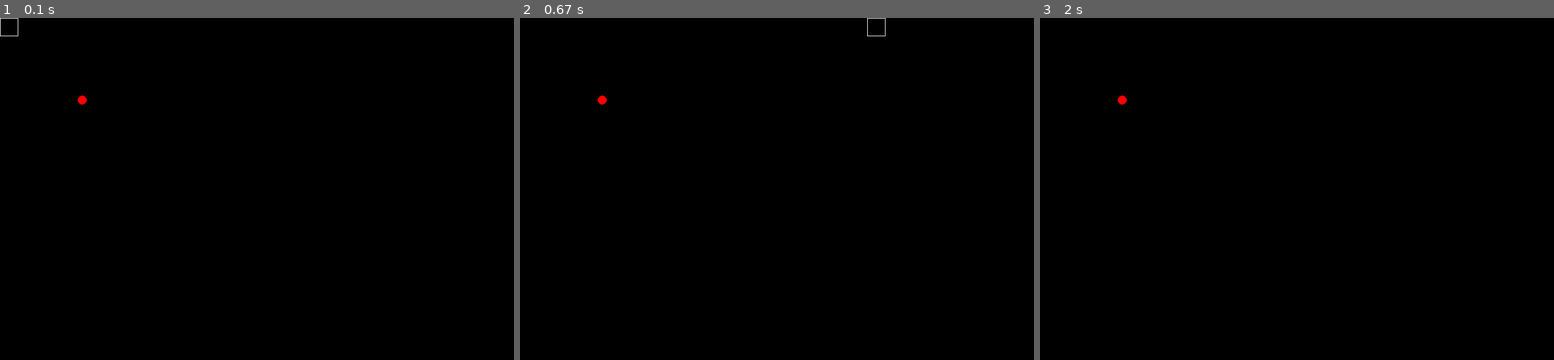
Above: before the commit, frames 1-3 (left to right).
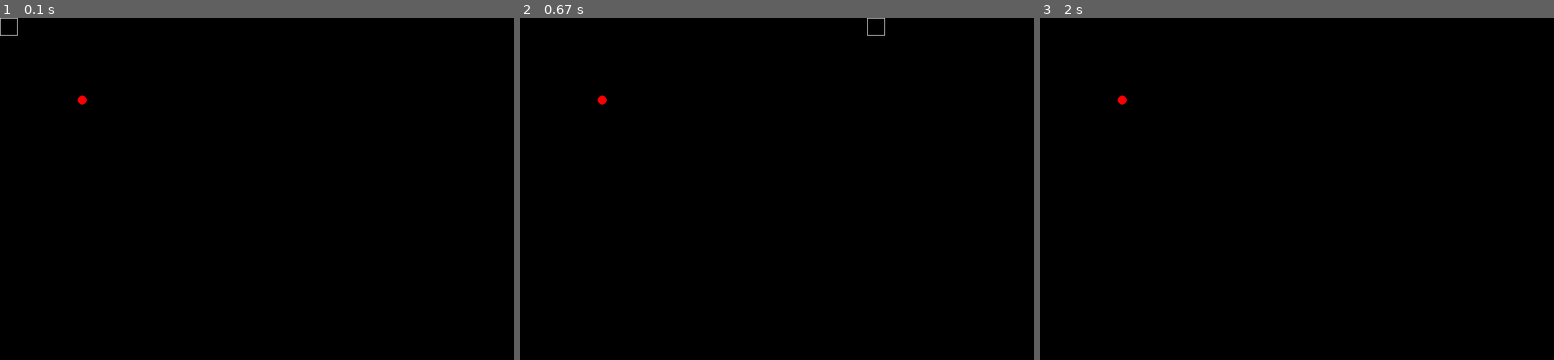
Above: after the commit, the same moments.

Repository: FoRVaiS/3522-assignment-1
Game: pygame game, started from src/cli.py
The game is run twice, just before and just after one commit, with the same random seed, the same clock (stepped at 60 frames per second) and the same inputs.
Inputs:
- Up to frame 1 (0.1 s): no input
- Up to frame 2 (0.67 s): hold D from 0.33 s (still down)
- Up to frame 3 (2 s): release D at 0.8 s

The runs differ from the first frame. In frame 1, less than 0.1% of the frame differs, in the area x 0-4%, y 0-6%; in frame 2, less than 0.1%; in frame 3, nothing differs.

Commit message:
fix: reduce size of entities by 1 pixel to prevent false collisions

Diff:
--- a/src/GameObject.py
+++ b/src/GameObject.py
@@ -35,7 +35,7 @@
     def __init__(self, x: int, y: int, width: int, height: int) -> None:
         self.components: Dict[Type[Component], Component] = {}
 
-        self.transform_component = TransformComponent(x, y, width, height)
+        self.transform_component = TransformComponent(x, y, width - 1, height - 1)
         self.add_component(self.transform_component)
 
         self.physics_body_component = PhysicsBodyComponent()
